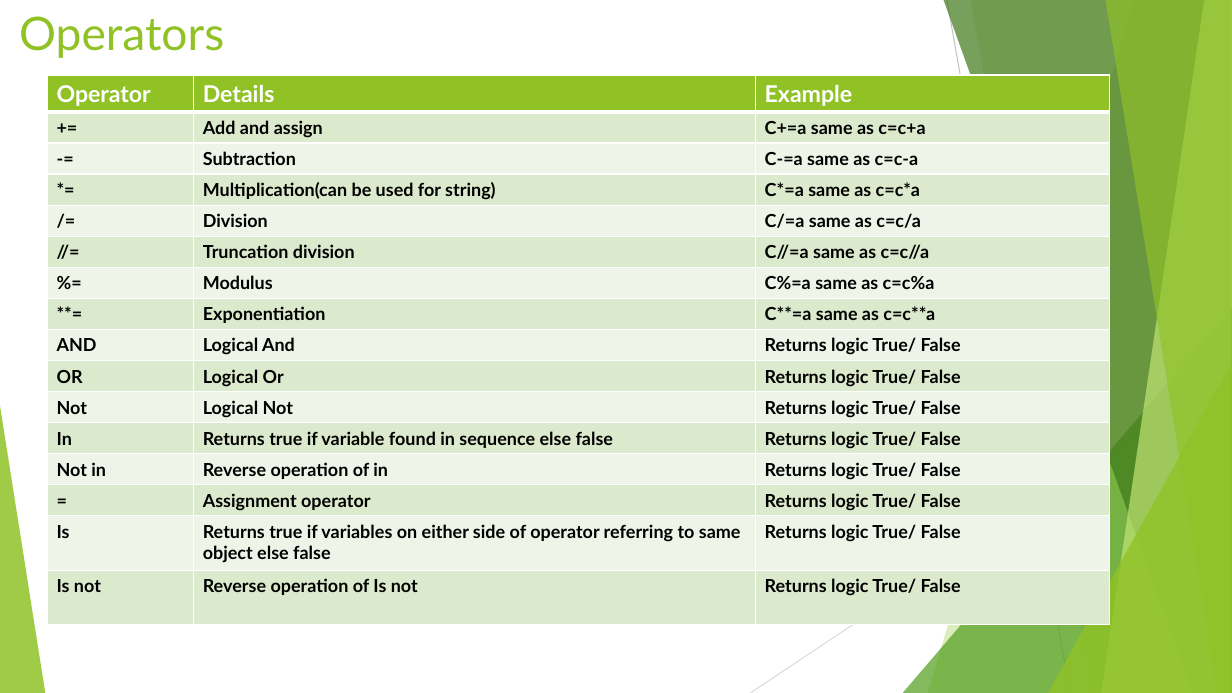
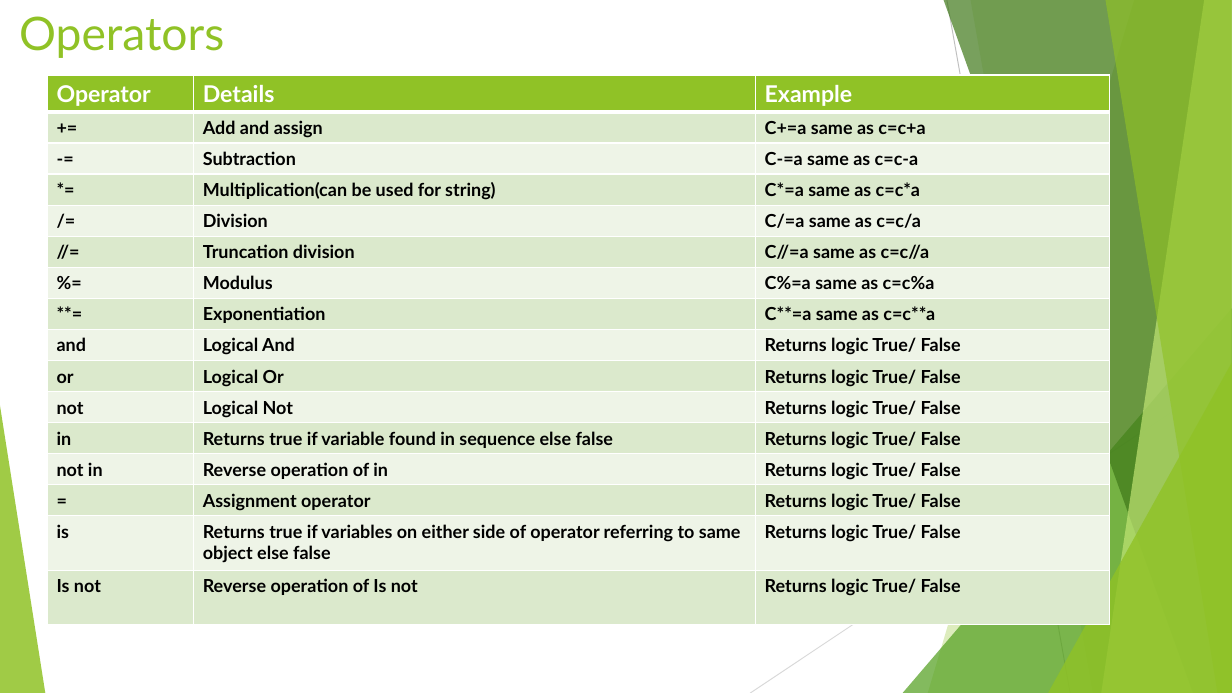
Before and after one commit to AnilKumarPyD/PyDevTraining, a slide deck: slide 13 of PythonBasics/PythonGenesis.pptx. Drawn at 1232x693 pixels with LibreOffice and Linux fonts; fonts in the diff are those of the drawing. Boxes give left, top, right and bottom in pixels: in the first picture for what was removed or moved away, otherwise in the second. Text is boxed around its words. In the diff, an @@ line names an element or a change of style, - is before the commit and + after.

```diff
--- a/PythonBasics/PythonGenesis.pptx
+++ b/PythonBasics/PythonGenesis.pptx
@@ table at [47,75,1109,625] @@
-row 9, column 1: AND
+row 9, column 1: and
-row 10, column 1: OR
+row 10, column 1: or
-row 11, column 1: Not
+row 11, column 1: not
-row 12, column 1: In
+row 12, column 1: in
-row 13, column 1: Not in
+row 13, column 1: not in
-row 15, column 1: Is
+row 15, column 1: is
```
Also in this commit, not shown: 6 other slides changed, 3 other files.
